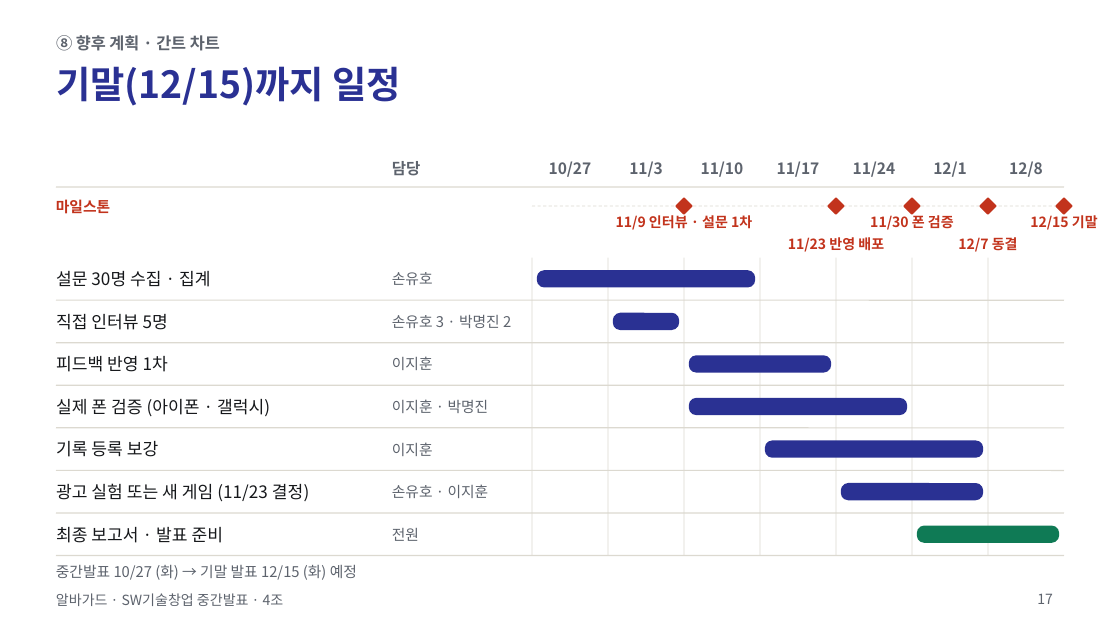
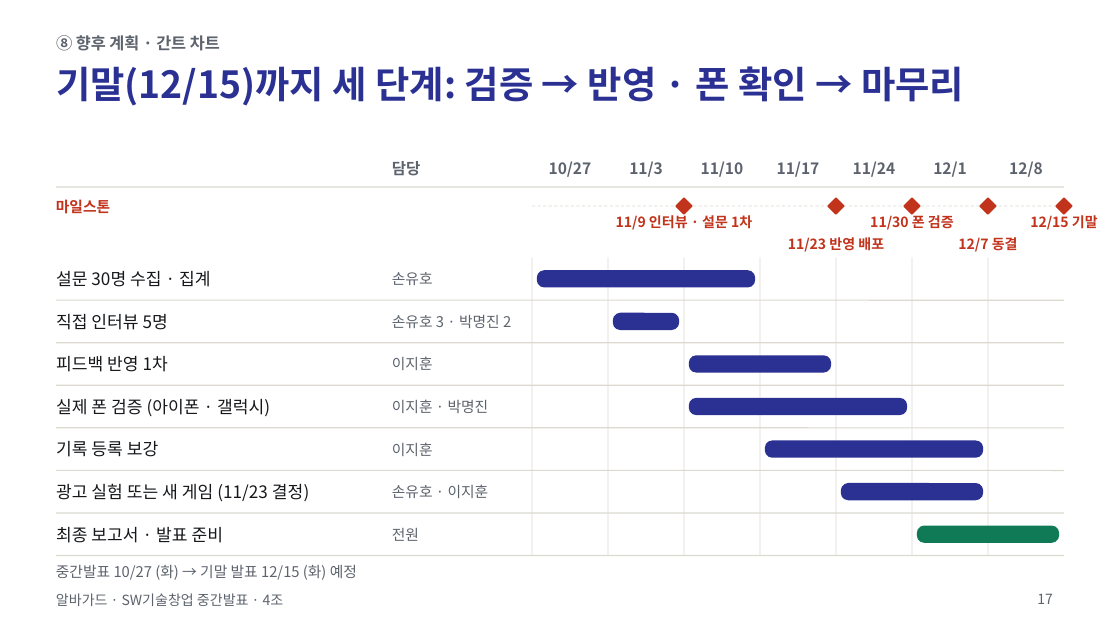
Before and after one commit to jihooni217/albaguard, a slide deck: slide 17 of docs/중간제출용/4조_알바가드_중간발표.pptx. Drawn at 1120x630 pixels with LibreOffice and Linux fonts; fonts in the diff are those of the drawing. Boxes give left, top, right and bottom in pixels: in the first picture for what was removed or moved away, otherwise in the second. Text is boxed around its words. In the diff, an @@ line names an element or a change of style, - is before the commit and + after.

```diff
--- a/docs/중간제출용/4조_알바가드_중간발표.pptx
+++ b/docs/중간제출용/4조_알바가드_중간발표.pptx
@@ title at (56, 66, 964, 106): text changed @@
-기말(12/15)까지 일정
+기말(12/15)까지 세 단계: 검증 → 반영 · 폰 확인 → 마무리
```
Also in this commit, not shown: 3 other slides changed, 4 other files.
